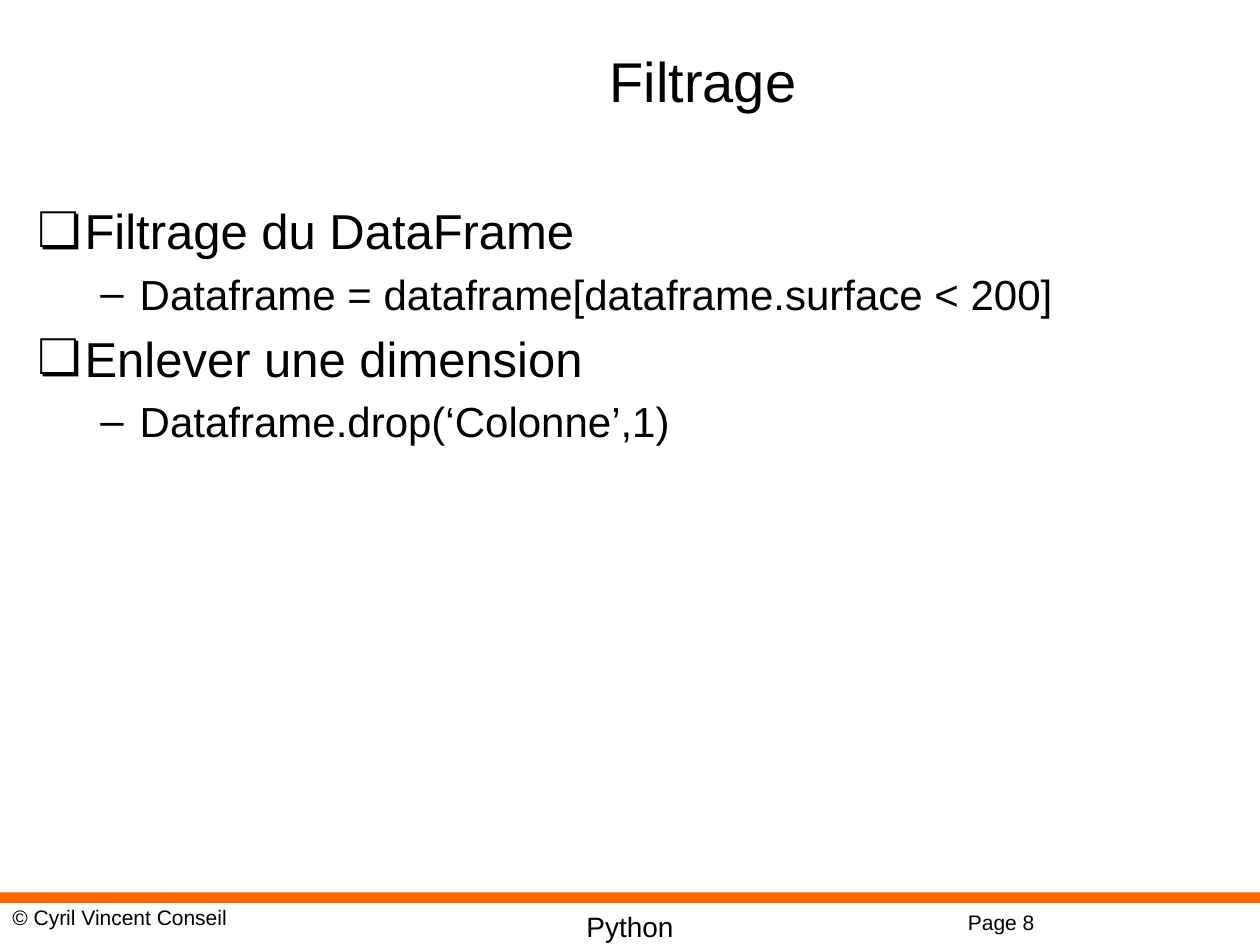
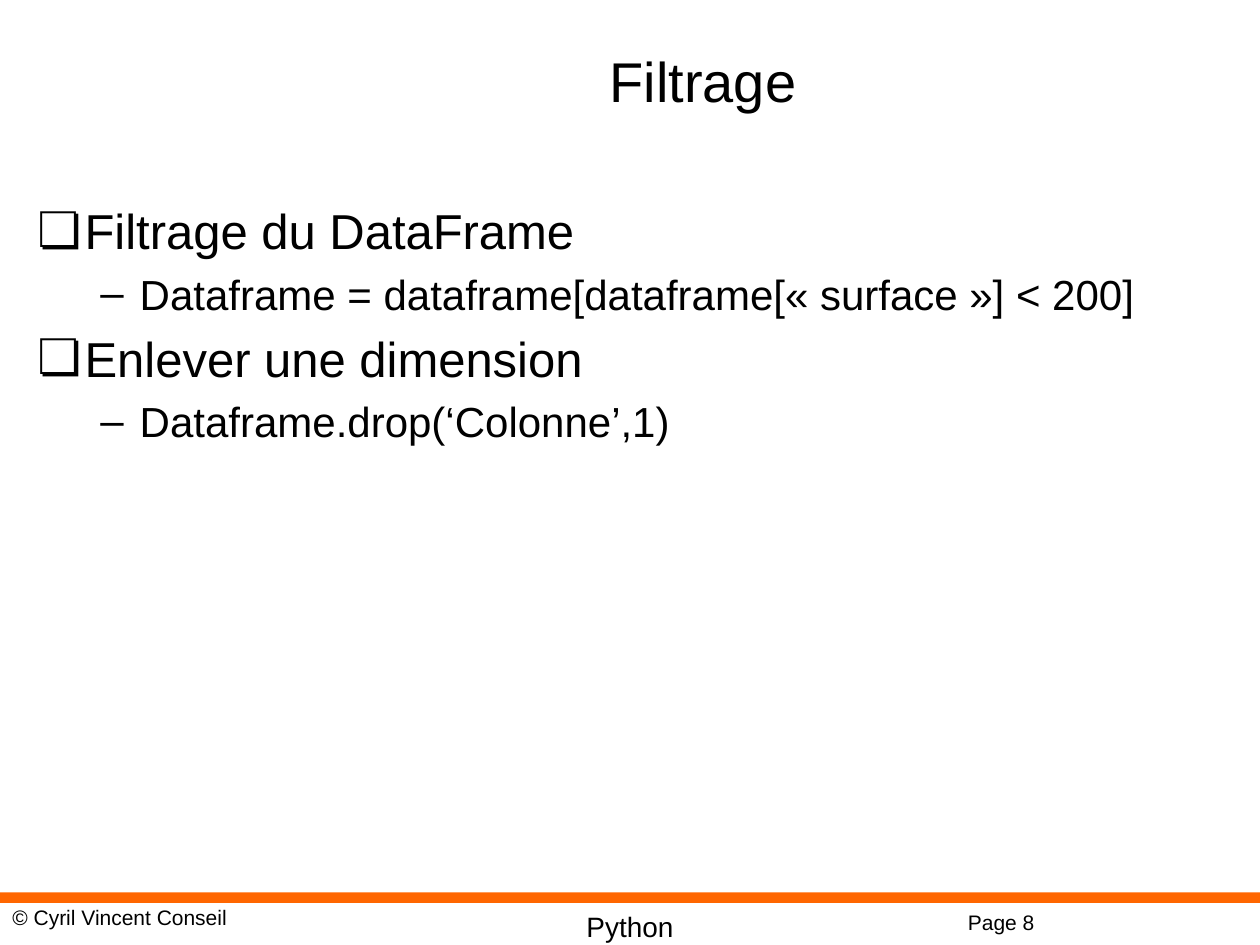
Before and after one commit to cyrilvincent/ML, a slide deck: slide 8 of PPT/MachineLearning12-Pandas.pptx. Drawn at 1260x945 pixels with LibreOffice and Linux fonts; fonts in the diff are those of the drawing; background and template pictures are left out. Boxes give left, top, right and bottom in pixels: in the first picture for what was removed or moved away, otherwise in the second. Text is boxed around its words. In the diff, an @@ line names an element or a change of style, - is before the commit and + after.

```diff
--- a/PPT/MachineLearning12-Pandas.pptx
+++ b/PPT/MachineLearning12-Pandas.pptx
@@ text at (140, 279, 1134, 318): text changed @@
-  – Dataframe = dataframe[dataframe.surface < 200]
+  – Dataframe = dataframe[dataframe[« surface »] < 200]
```
Also in this commit, not shown: 3 other files.
